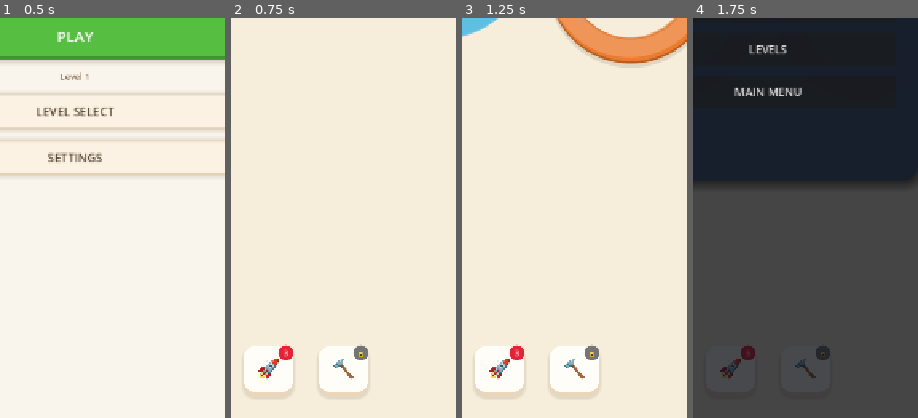
Above: before the commit, frames 1-4 (left to right).
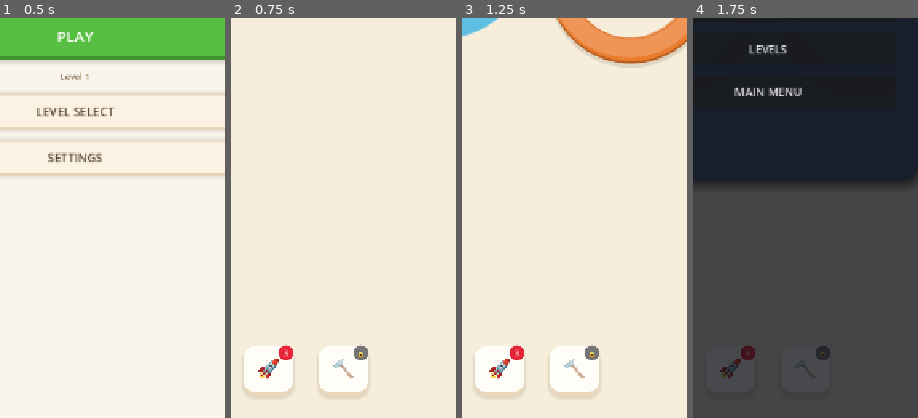
Above: after the commit, the same moments.

Repository: Rushabh9033/RotateRings
Game: Godot game, scene res://scenes/Main.tscn
Two runs of this game, one before a commit and one after it. Both use one fixed random seed, a clock stepped at 60 frames per second and the inputs below.
Inputs:
- Up to frame 1 (0.5 s): no input
- Up to frame 2 (0.75 s): click "PLAY" at 0.5 s
- Up to frame 3 (1.25 s): no input
- Up to frame 4 (1.75 s): click "⚙" at 1.25 s
The pictures show only the part of the screen within x 33-83%, y 50-100%; the shares and areas given below are measured in that part.

Frame 1 is identical in both runs. In frame 2, 0.1% of the frame differs, in the area x 45-55%, y 85-90%; in frame 3, 0.1%; in frame 4, less than 0.1%.

Commit message:
fix(core): Hide detached cuffs to prevent visual overlap, fix bottom HUD framing and disable locked hammer button

Diff:
--- a/gameplay/puzzle_controller.gd
+++ b/gameplay/puzzle_controller.gd
@@ -388,6 +388,10 @@
 		if from_p.state == RingPiece2DScript.State.RELEASED or from_p.state == RingPiece2DScript.State.RELEASING:
 			continue
 
+		# Hide the cuff if the link is detached (child piece slipped out)
+		if link.state == ConnectorRuntime.State.DETACHED:
+			continue
+
 		var world_angle_rad := deg_to_rad(from_p.rotation_degrees + link.def.collar_angle_deg)
 		var dir := Vector2.from_angle(world_angle_rad)
 		var child_r: float = _get_child_radius_for_link(link)
--- a/scenes/gameplay/GameplayScreen.gd
+++ b/scenes/gameplay/GameplayScreen.gd
@@ -43,7 +43,8 @@
 
 	pause_btn.pressed.connect(_on_pause_pressed)
 	if rocket_btn: rocket_btn.pressed.connect(_on_hint_pressed)
-	if hammer_btn: hammer_btn.pressed.connect(_on_hint_pressed)
+	# Hammer is locked, do not connect to hint
+	if hammer_btn: hammer_btn.disabled = true
 
 	mascot = MascotCompanionScript.new()
 	mascot.position = Vector2(get_viewport_rect().size.x * 0.5, 200.0)
@@ -99,8 +100,12 @@
 	var top_hud = $SafeArea/TopHUD
 	var bottom_hud = $SafeArea/BottomHUD
 
-	var safe_margin_top = top_hud.size.y + 40.0 if is_instance_valid(top_hud) else 200.0
-	var safe_margin_bottom = bottom_hud.size.y + 40.0 if is_instance_valid(bottom_hud) else 260.0
+	var safe_margin_top = top_hud.size.y + 40.0 if is_instance_valid(top_hud) and top_hud.size.y > 0 else 200.0
+
+	# Fallback to 160 if bottom_hud size is 0 (layout not ready)
+	var bh_h = bottom_hud.size.y if is_instance_valid(bottom_hud) else 0.0
+	var safe_margin_bottom = (bh_h + 40.0) if bh_h > 0 else 160.0
+
 	var safe_margin_x = 40.0
 
 	var safe_width = viewport_size.x - (safe_margin_x * 2.0)
